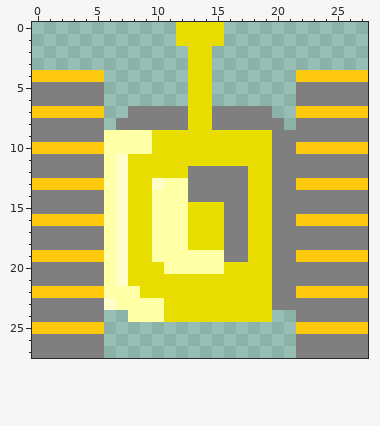
Two versions of one pixel-art sprite, tanks/h_up_2.png. The picture above was drawn from the file before the commit.
The file is 28x28 pixels.
After the commit:
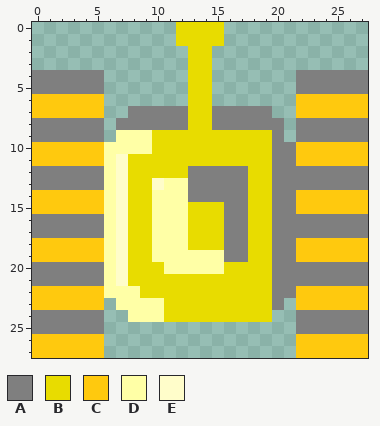
Palette (. is transparent): A #7f7f7f  B #e8dc00  C #ffc90e  D #ffffa6  E #fffdca
Change:
y 4: x 0..5 CCCCCC -> AAAAAA; x 22..27 CCCCCC -> AAAAAA
y 6: x 0..5 AAAAAA -> CCCCCC; x 22..27 AAAAAA -> CCCCCC
y 9: x 6 D -> .; x 21 A -> .
y 11: x 0..5 AAAAAA -> CCCCCC; x 22..27 AAAAAA -> CCCCCC
y 13: x 0..5 CCCCCC -> AAAAAA; x 22..27 CCCCCC -> AAAAAA
y 14..15: x 0..5 AAAAAA -> CCCCCC; x 22..27 AAAAAA -> CCCCCC
y 16: x 0..5 CCCCCC -> AAAAAA; x 22..27 CCCCCC -> AAAAAA
y 18: x 0..5 AAAAAA -> CCCCCC; x 22..27 AAAAAA -> CCCCCC
y 23: x 0..6 AAAAAAE -> CCCCCC.; x 21..27 AAAAAAA -> .CCCCCC
y 25: x 0..5 CCCCCC -> AAAAAA; x 22..27 CCCCCC -> AAAAAA
y 26..27: x 0..5 AAAAAA -> CCCCCC; x 22..27 AAAAAA -> CCCCCC
Changed places in both pictures, as pixel boxes (x1, y1, x2, y2):
changed: (32, 70, 116, 358)
changed: (284, 70, 368, 358)
